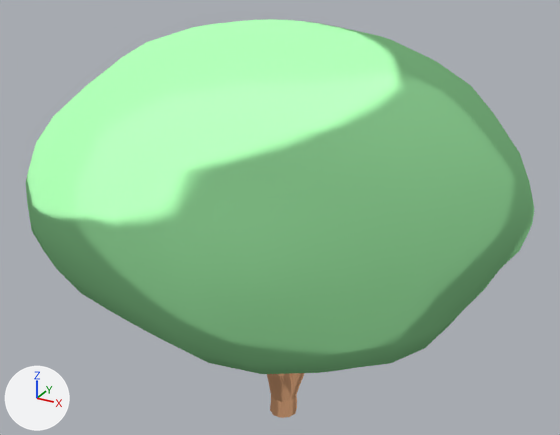
Renders of the Blender file production/3D_assets/linked_assets/objects/fluffy_tree.blend from each side of a commit.
Rendered twice from a 50 mm camera at (6.96, -12.81, 11.19) aimed at (0.09, -0.32, 4.95). Arrows for +X, +Y and +Z are at lower left; the lights stay in place.

The older version as bpy lines, for what is in view:
```python
ob_shrub = bpy.data.objects.new('shrub', cu_tree_001)
ob_shrub.location = (0.0, 0.0, 0.0)
ob_shrub_leaves = bpy.data.objects.new('shrub_leaves', me_sphere_009)
ob_shrub_leaves.location = (0.0, 0.0, 0.0)
```
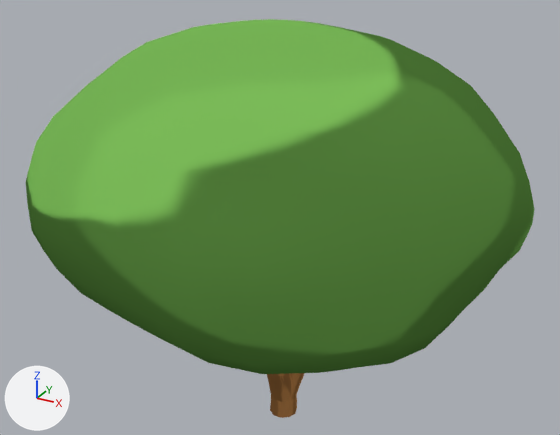
Boxes [x1, y1, x2, y2] around the edits, measured in the pictures (560 x 435 px):
'shrub_leaves', recoloured
    both: [25, 19, 534, 374]
'shrub', recoloured
    both: [267, 373, 305, 418]

What changed in the scene script:
```text
Change mat_shrub_stump_mat:
    where n1 = _N.new('ShaderNodeBsdfToon'); n1.name = 'Toon BSDF'
    n1.inputs[0].default_value: (0.8, 0.426, 0.23, 1.0) -> (0.374, 0.172, 0.0542, 1.0)  # 'Color', beige #e7af84 -> 'Color', brown #a57342
Change mat_leaf_mat:
    where n1 = _N.new('ShaderNodeBsdfToon'); n1.name = 'Toon BSDF'
    n1.inputs[0].default_value: (0.342, 0.8, 0.37, 1.0) -> (0.131, 0.33, 0.0657, 1.0)  # 'Color', green #9ee7a4 -> 'Color', green #659b48
```
